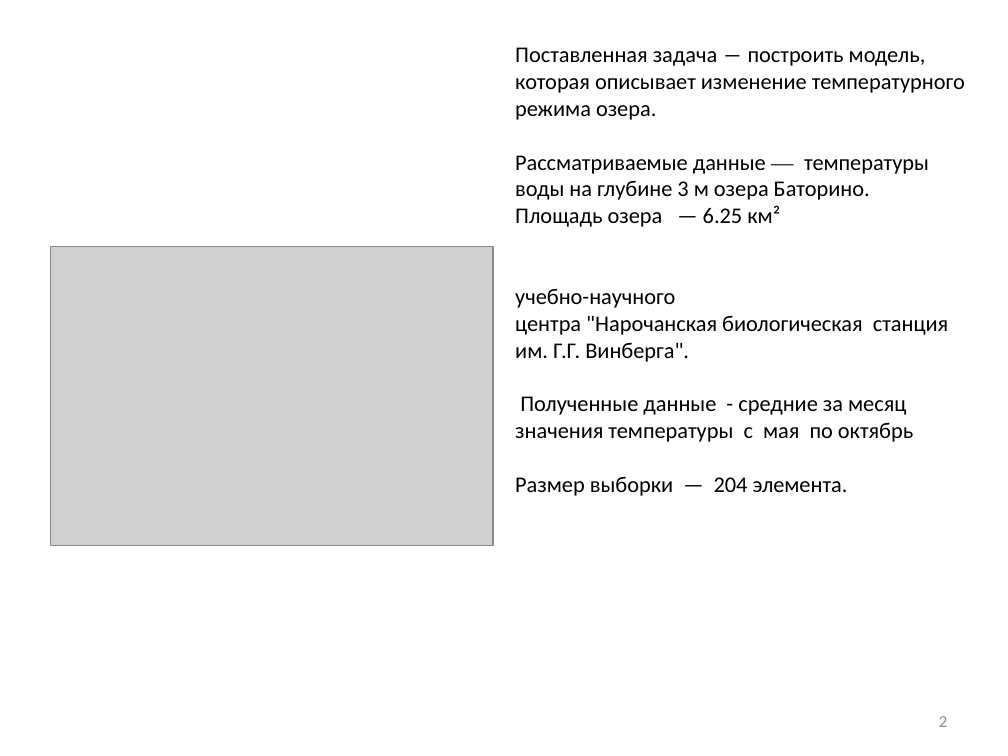
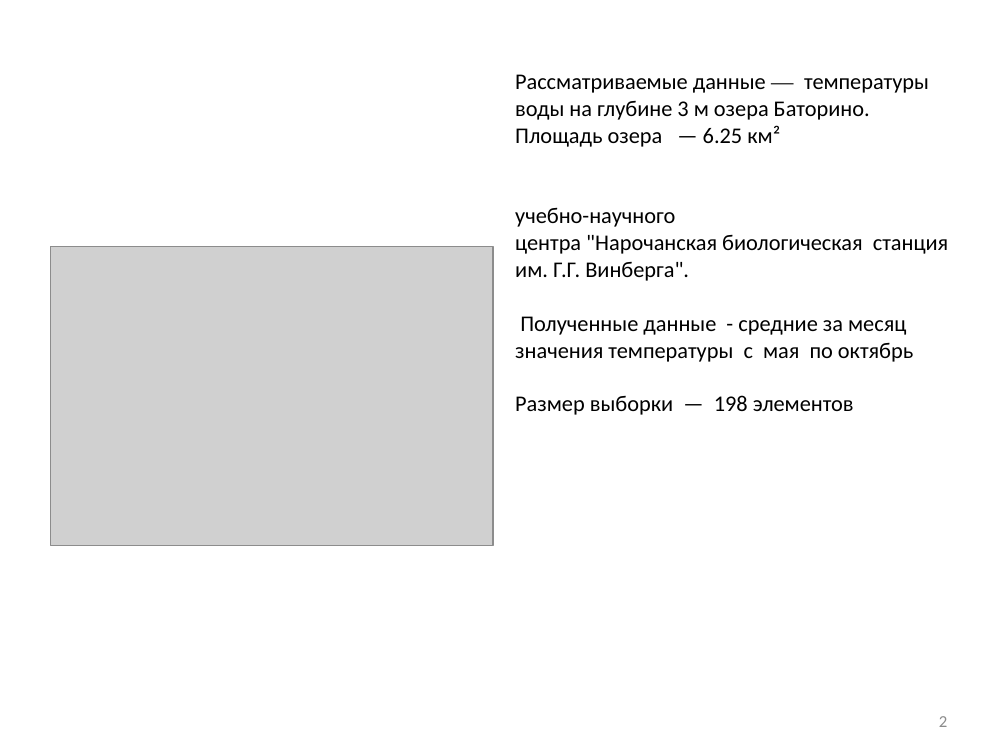
Before and after one commit to Ivan456/diplom, a slide deck: slide 2 of Ivan Vodich.pptx. Drawn at 1008x756 pixels with LibreOffice and Linux fonts; fonts in the diff are those of the drawing; grey boxes stand for pictures. Boxes give left, top, right and bottom in pixels: in the first picture for what was removed or moved away, otherwise in the second. Text is boxed around its words. In the diff, an @@ line names an element or a change of style, - is before the commit and + after.

```diff
--- a/Ivan Vodich.pptx
+++ b/Ivan Vodich.pptx
@@ text at [515, 74, 929, 147]: text changed @@
-Поставленная задача ― построить модель, которая описывает изменение температурного режима озера.
-Рассматриваемые данные ― температуры воды на глубине 3 м озера Баторино.
-Площадь озера — 6.25 км²
+Рассматриваемые данные ― температуры воды на глубине 3 м озера Баторино.
+Площадь озера — 6.25 км²
@@ text at [515, 395, 854, 415]: text changed @@
-Размер выборки — 204 элемента.
+Размер выборки — 198 элементов
```
Also in this commit, not shown: 1 other slide changed, 2 other files.
